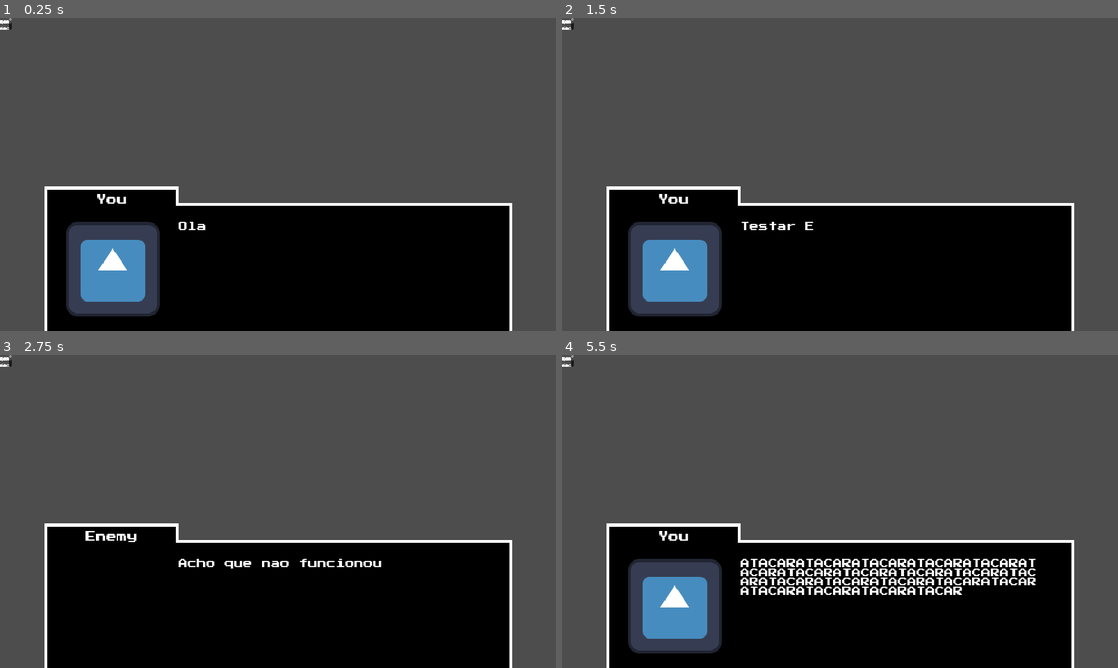
Above: before the commit, frames 1-4 (two rows, left to right).
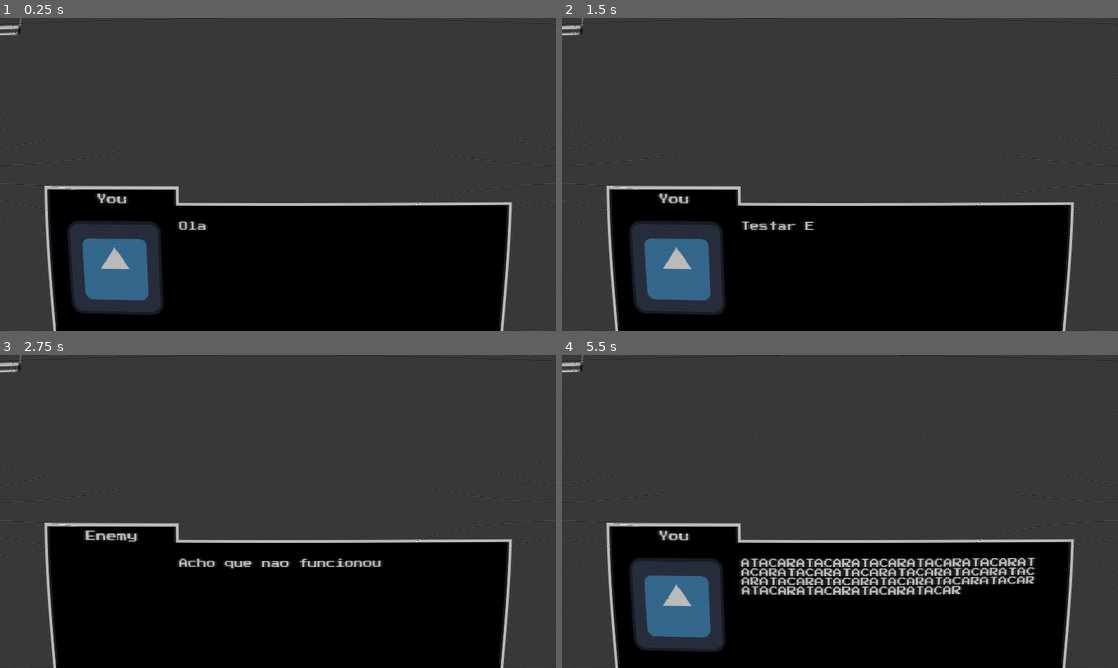
Above: after the commit, the same moments.

Repository: FarofaFaction/Criascript-Jam-Game
Game: Godot game, scene res://Dialog/DialogClass/DialogClass.tscn
Two runs of this game, one before a commit and one after it. Both use one fixed random seed, a clock stepped at 60 frames per second and the inputs below. This scene is started directly instead of the project's main scene. The engine's default icon, where the game draws it, is replaced by a stand-in: a white triangle on a blue panel in a dark square.
Inputs:
- Up to frame 1 (0.25 s): no input
- Up to frame 2 (1.5 s): tap Enter at 0.5 s; hold Right (ui_right) 0.53-1.28 s; tap E (Interact) at 0.6, 1.35 s; tap Space (Power) at 1.25 s; hold Down (ui_down) from 1.28 s (still down)
- Up to frame 3 (2.75 s): release Down (ui_down) at 2.03 s; hold Right (ui_right) from 2.03 s (still down); tap Space (Power) at 2.1 s; tap E (Interact) at 2.3 s
- Up to frame 4 (5.5 s): tap Enter at 2.75, 4.25 s; release Right (ui_right) at 2.78 s; hold Up (ui_up) 2.78-3.53 s; tap Shift (Run) at 2.85 s; tap E (Interact) at 3.05, 3.6, 4.35, 5.3 s; tap Space (Power) at 3.5, 5.1 s; hold Left (ui_left) 3.53-5.03 s; tap Escape (ui_cancel) at 4.15 s; hold Down (ui_down) from 5.03 s (still down)

The runs differ from the first frame. In frame 1, 38% of the frame differs, in the area x 0-100%, y 0-100%; in frame 2, 38%; in frame 3, 35%; in frame 4, 42%.

Commit message:
add-global-shader

Diff:
--- a/Dialog/DialogClass/dialog_class.gd
+++ b/Dialog/DialogClass/dialog_class.gd
@@ -29,7 +29,7 @@
 	pass # Replace with function body.
 
 
-## Called every frame. 'delta' is the elapsed time since the previous frame.
+### Called every frame. 'delta' is the elapsed time since the previous frame.
 #func _process(delta: float) -> void:
 	#if Input.is_action_just_pressed("Power"):
 		#DialogSystem.data = _dialog_data
--- a/Dialog/DialogSystem.gd
+++ b/Dialog/DialogSystem.gd
@@ -1,61 +1,67 @@
 extends Control
 
+# Variáveis de controle
 var _step: float = 0.02
 var _id: int = 0
 var data: Dictionary = {}
 
 @export_category("Objects")
-@export var _name: Label = null
-@export var _dialog: RichTextLabel = null
-@export var _faceset: TextureRect = null
+@export var _name: Label
+@export var _dialog: RichTextLabel
+@export var _faceset: TextureRect
 
+# Chamado quando o nó entra na árvore
 func _ready() -> void:
 	process_mode = Node.PROCESS_MODE_ALWAYS
 	$CanvasLayer.visible = false
-	pass
 
-func _initialize_dialog():
+# Métodos de Inicialização
+func start_dialog() -> void:
+	$CanvasLayer.visible = true
+	_initialize_dialog()
+	get_tree().paused = true
+
+func _initialize_dialog() -> void:
 	if data.is_empty():
 		return
+
+	_update_dialog_elements()
+	_show_dialog_gradually()
+
+# Atualiza os elementos do diálogo
+func _update_dialog_elements() -> void:
 	_name.text = data[_id]["title"]
 	_dialog.text = data[_id]["dialog"]
 	_faceset.texture = load(data[_id]["faceset"])
 	_dialog.visible_characters = 0
+
+# Mostra o diálogo gradualmente
+func _show_dialog_gradually() -> void:
 	while _dialog.visible_ratio < 1:
-		if (_step != 0):
+		if _step > 0:
 			await get_tree().create_timer(_step).timeout
 		_dialog.visible_characters += 1
-		pass
 
+# Chamado a cada frame
 func _process(delta: float) -> void:
-	if ($CanvasLayer.visible):
+	if $CanvasLayer.visible:
 		_run_dialog(delta)
-	pass
 
-func start_dialog():
-	$CanvasLayer.visible = true
-	_initialize_dialog()
-	get_tree().paused = true
-	#for i in data:
-		#print(data[i]["title"])
-	pass
+# Métodos de Controle de Diálogo
+func _run_dialog(delta: float) -> void:
+	if Input.is_action_just_pressed("Interact"):
+		if _dialog.visible_ratio < 1:
+			_step = 0  # Interrompe a exibição gradual do texto
+		else:
+			_id += 1
+			if _id >= data.size():
+				_finish_dialog()
+				return
+			_step = 0.2 * delta
+			_initialize_dialog()
 
-func _run_dialog(delta: float) -> void:
-	if (Input.is_action_just_pressed("Interact") && _dialog.visible_ratio < 1):
-		_step = 0
-		return
-	if (Input.is_action_just_pressed("Interact")):
-		_id += 1
-		_step = 0.2 * delta
-		if (_id == data.size()):
-			_finish_dialog()
-			return
-		_initialize_dialog()
-	pass
-
-func _finish_dialog():
+func _finish_dialog() -> void:
 	data = {}
 	$CanvasLayer.visible = false
 	_id = 0
 	get_tree().paused = false
-	pass
--- a/Interface/ConfigMenu/config_menu.tscn
+++ b/Interface/ConfigMenu/config_menu.tscn
@@ -33,6 +33,7 @@
 grow_vertical = 2
 script = ExtResource("1_mpwmf")
 init_button = NodePath("ConfigPanel/OptionsContainer/FullScreen")
+searchButtons = true
 metadata/_edit_pinned_properties_ = [&"init_button"]
 
 [node name="BackgroundColor" type="ColorRect" parent="."]
--- a/Interface/Menu/menu.tscn
+++ b/Interface/Menu/menu.tscn
@@ -1,19 +1,9 @@
-[gd_scene load_steps=7 format=3 uid="uid://bm25056tyrsyl"]
+[gd_scene load_steps=5 format=3 uid="uid://bm25056tyrsyl"]
 
 [ext_resource type="Texture2D" uid="uid://dbwtrfalr2xno" path="res://Interface/Menu/menu.jpg" id="1_akneg"]
 [ext_resource type="Script" path="res://Interface/Menu/menu.gd" id="1_ejqst"]
-[ext_resource type="Shader" path="res://Shaders/CRT.gdshader" id="2_28b82"]
 [ext_resource type="AudioStream" uid="uid://cvk4wj6g3d5io" path="res://Audio/Music/509924__supergamersvk__horror-chase-loop.wav" id="4_2u4d0"]
 [ext_resource type="FontFile" uid="uid://b572bvrcrok26" path="res://Fontes/Press_Start_2P/PressStart2P-Regular.ttf" id="4_5i31b"]
-
-[sub_resource type="ShaderMaterial" id="ShaderMaterial_ncrr3"]
-shader = ExtResource("2_28b82")
-shader_parameter/crt_curve = 0.02
-shader_parameter/crt_scan_line_color = 0.347
-shader_parameter/aperture_grille_rate = 0.6
-shader_parameter/aparture_grille_cut_rate = 0.885
-shader_parameter/rf_switch_esque_blur = 1.0
-shader_parameter/white_noise_rate = 0.0
 
 [node name="Menu" type="Control"]
 process_mode = 3
@@ -24,17 +14,6 @@
 grow_horizontal = 2
 grow_vertical = 2
 script = ExtResource("1_ejqst")
-
-[node name="CanvasLayer" type="CanvasLayer" parent="."]
-
-[node name="CRTShader" type="ColorRect" parent="CanvasLayer"]
-top_level = true
-material = SubResource("ShaderMaterial_ncrr3")
-anchors_preset = 15
-anchor_right = 1.0
-anchor_bottom = 1.0
-grow_horizontal = 2
-grow_vertical = 2
 
 [node name="LocalizationTools" type="Control" parent="."]
 anchors_preset = 0
--- a/Interface/Menu/menu_options.tscn
+++ b/Interface/Menu/menu_options.tscn
@@ -21,7 +21,6 @@
 grow_vertical = 2
 script = ExtResource("1_k5t45")
 init_button = NodePath("ConfigPanel/OptionsContainer/Init")
-searchButtons = null
 metadata/_edit_pinned_properties_ = [&"init_button"]
 
 [node name="ConfigPanel" type="Panel" parent="."]
--- a/Interface/Pause/in_game_pause.gd
+++ b/Interface/Pause/in_game_pause.gd
@@ -3,22 +3,20 @@
 const PauseMenu := "res://Interface/Pause/pause_options.tscn"
 # Called every frame. 'delta' is the elapsed time since the previous frame.
 func _process(_delta: float) -> void:
-	if DialogSystem.visible:
-		return
 	if Input.is_action_just_pressed("ui_cancel"):
 		if (get_tree().paused == true):
 			remove_childs()
 			get_tree().paused = false
 		else:
 			var node = preload(PauseMenu).instantiate()
-			add_child(node)
+			$CanvasLayer.add_child(node)
 			get_tree().paused = true
 		pass
 	pass
 
 func remove_childs():
-	var children = self.get_children()
+	var children = $CanvasLayer.get_children()
 	for c in children:
-		self.remove_child(c)
+		$CanvasLayer.remove_child(c)
 		c.queue_free()
 	pass
--- a/Interface/Pause/in_game_pause.tscn
+++ b/Interface/Pause/in_game_pause.tscn
@@ -5,3 +5,5 @@
 [node name="InGamePause" type="Node"]
 process_mode = 3
 script = ExtResource("1_3so0f")
+
+[node name="CanvasLayer" type="CanvasLayer" parent="."]
--- a/Objects/CanvasLayer.tscn
+++ b/Objects/CanvasLayer.tscn
@@ -1,9 +1,8 @@
-[gd_scene load_steps=5 format=3 uid="uid://dmkbsln86fgm7"]
+[gd_scene load_steps=4 format=3 uid="uid://dmkbsln86fgm7"]
 
 [ext_resource type="Script" path="res://Interface/PlayerInterface/sanity.gd" id="2_6m3ts"]
 [ext_resource type="FontFile" uid="uid://b572bvrcrok26" path="res://Fontes/Press_Start_2P/PressStart2P-Regular.ttf" id="2_75npj"]
 [ext_resource type="PackedScene" uid="uid://bcbwi06gudnxm" path="res://Interface/Pause/in_game_pause.tscn" id="4_ab67x"]
-[ext_resource type="PackedScene" uid="uid://cbs8kdjubysdg" path="res://Shaders/crt_shader.tscn" id="5_7b262"]
 
 [node name="CanvasLayer" type="CanvasLayer"]
 
@@ -54,5 +53,3 @@
 text = "Sanidade"
 
 [node name="InGamePause" parent="." instance=ExtResource("4_ab67x")]
-
-[node name="CRTShader" parent="." instance=ExtResource("5_7b262")]
--- a/Scripts/global.gd
+++ b/Scripts/global.gd
@@ -1,5 +1,6 @@
 extends Node
 
+signal game_paused
 var first_play := true
 var on_menu := false
 
--- /dev/null
+++ b/Shaders/GlobalShader.tscn
@@ -0,0 +1,8 @@
+[gd_scene load_steps=2 format=3 uid="uid://dl0nwilcpiu31"]
+
+[ext_resource type="PackedScene" uid="uid://cbs8kdjubysdg" path="res://Shaders/crt_shader.tscn" id="1_htbo6"]
+
+[node name="GlobalShader" type="CanvasLayer"]
+layer = 10
+
+[node name="CRTShader" parent="." instance=ExtResource("1_htbo6")]
--- a/project.godot
+++ b/project.godot
@@ -21,6 +21,7 @@
 Global="*res://Scripts/global.gd"
 Transition="*res://Interface/Transition/Transition.tscn"
 GlobalTimer="*res://Scripts/timer.gd"
+GlobalShader="*res://Shaders/GlobalShader.tscn"
 DialogSystem="*res://Dialog/dialog_system.tscn"
 
 [dialogic]
